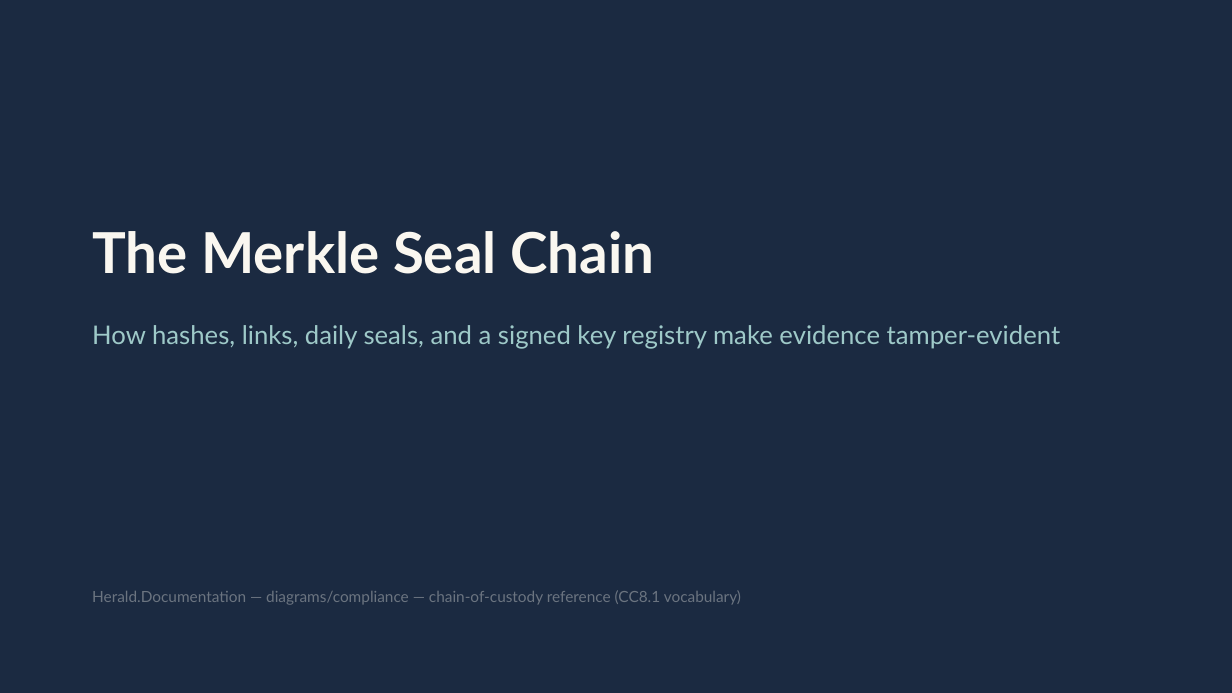
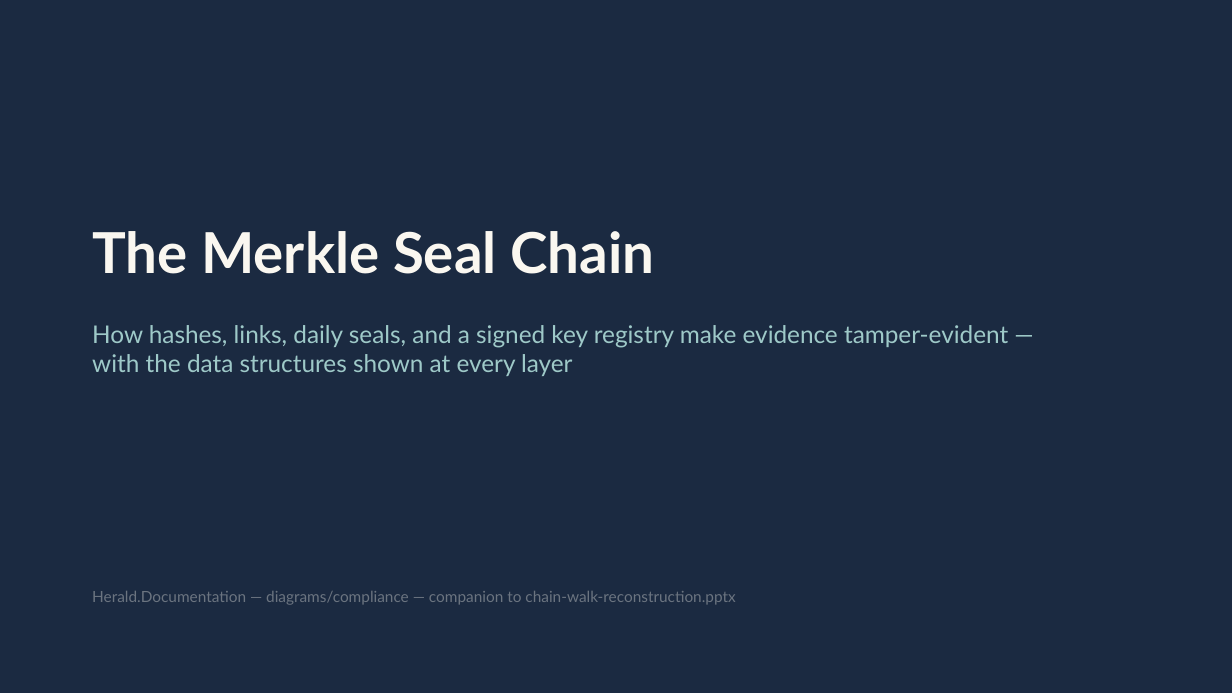
Before and after one commit to mmpworks/Herald.Documentation, a slide deck: slide 1 of diagrams/compliance/merkle-seal-chain.pptx. Drawn at 1232x693 pixels with LibreOffice and Linux fonts; fonts in the diff are those of the drawing. Boxes give left, top, right and bottom in pixels: in the first picture for what was removed or moved away, otherwise in the second. Text is boxed around its words. In the diff, an @@ line names an element or a change of style, - is before the commit and + after.

Commit message:
docs: merkle-seal-chain deck v2 - full data structures
Rebuilt with record-level structs sharing the walk-deck's example data (entries 0410-0412, root 6a3f...d208, seal S-2025-05-23, manifest key windows) so the two decks cross-reference. Tamper cascade now traces concrete field values.

```diff
--- a/diagrams/compliance/merkle-seal-chain.pptx
+++ b/diagrams/compliance/merkle-seal-chain.pptx
@@ text at bbox=[92, 325, 1008, 376]: text changed; size 20 to 19 pt @@
-How hashes, links, daily seals, and a signed key registry make evidence tamper-evident
+How hashes, links, daily seals, and a signed key registry make evidence tamper-evident —
+with the data structures shown at every layer
@@ text at bbox=[92, 591, 735, 605]: text changed @@
-Herald.Documentation — diagrams/compliance — chain-of-custody reference (CC8.1 vocabulary)
+Herald.Documentation — diagrams/compliance — companion to chain-walk-reconstruction.pptx
```
Also in this commit, not shown: 7 other slides changed, 1 slide added, 1 slide removed.
